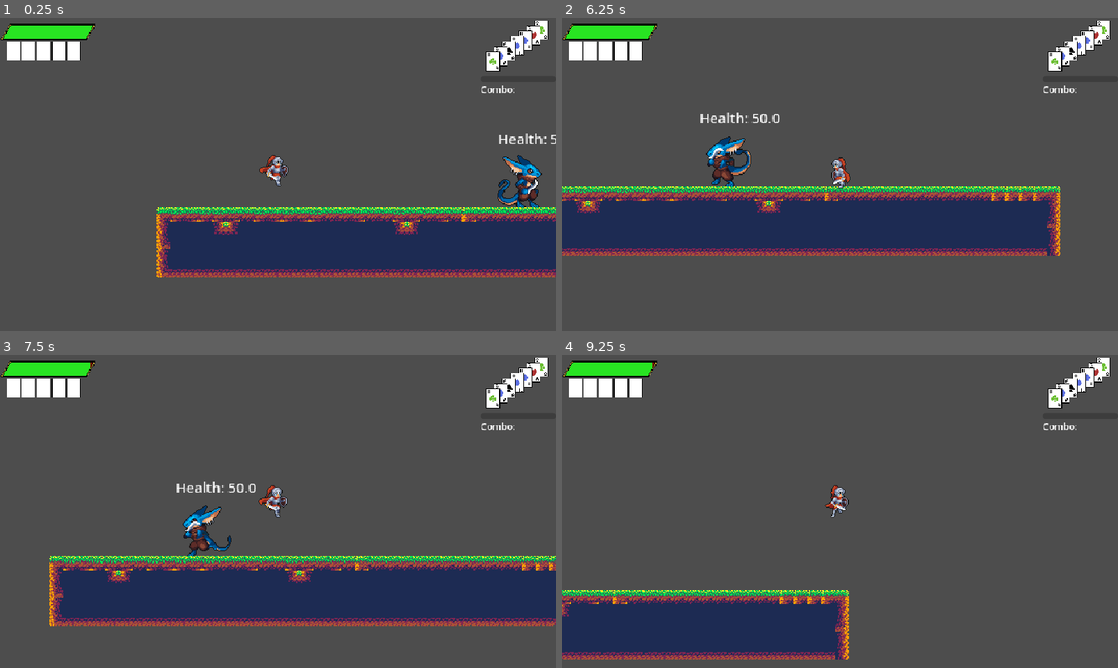
Above: before the commit, frames 1-4 (two rows, left to right).
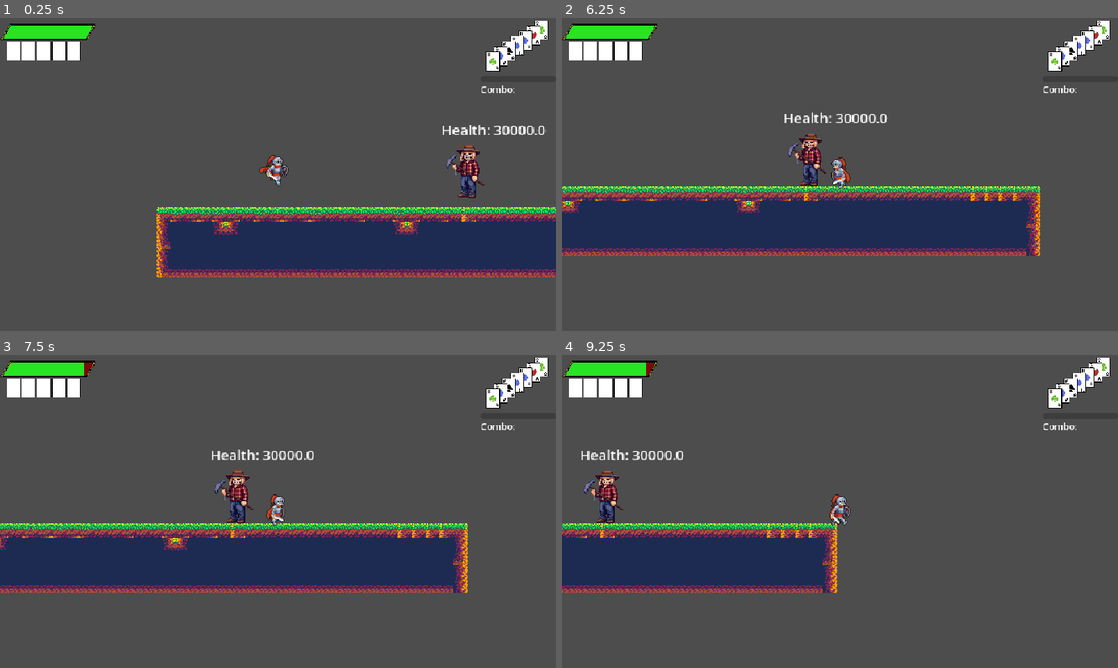
Above: after the commit, the same moments.

Repository: kli007/Bluff-All-In
Game: Godot game, scene res://main.tscn
The game is run twice, just before and just after one commit, with the same random seed, the same clock (stepped at 60 frames per second) and the same inputs.
Inputs:
- Up to frame 1 (0.25 s): no input
- Up to frame 2 (6.25 s): tap Enter (Showdown) at 0.5, 5.75 s; hold D (Move_Right) 0.53-2.03 s; tap , (Attack) at 0.6, 5.85 s; tap Space (Move_Jump) at 0.77, 1.52, 2, 3.02, 3.77, 4.52, 6.02 s; tap Shift (Burn) at 1.35 s; hold A (Move_Left) 2.03-2.78 s; tap Caps Lock (Dash) at 2.1 s; hold D (Move_Right) 2.78-4.28 s; tap Delete (Delete) at 2.85 s; tap S (Look_Down) at 3.6 s; hold A (Move_Left) 4.28-5.03 s; tap W (Look_Up) at 4.35 s; hold D (Move_Right) 5.03-5.78 s; hold . (Trick) 5.03-5.78 s; hold A (Move_Left) from 5.78 s (still down)
- Up to frame 3 (7.5 s): hold Shift (Burn) 6.53-7.28 s; tap Space (Move_Jump) at 6.77 s; release A (Move_Left) at 7.28 s; hold D (Move_Right) from 7.28 s (still down); tap Caps Lock (Dash) at 7.35 s
- Up to frame 4 (9.25 s): keep holding D (Move_Right); tap Space (Move_Jump) at 7.52, 9.02 s; tap Delete (Delete) at 8.1 s; tap S (Look_Down) at 8.85 s

The runs differ from the first frame. In frame 1, 1.8% of the frame differs, in the area x 79-100%, y 34-61%; in frame 2, 7.0%; in frame 3, 28%, in the area x 0-100%, y 2-87%; in frame 4, 23%.
Error after the commit: Invalid access to property or key 'friction' on a base object of type 'null instance'. (res://Player/player.gd:47)

Commit message:
added basic friction
added acceleration and friction values for player, still need to add them for all enemies

Diff:
--- a/Area/TestArea.tscn
+++ b/Area/TestArea.tscn
@@ -1,6 +1,7 @@
 [gd_scene format=4 uid="uid://bjaqw7tc8s4am"]
 
 [ext_resource type="Texture2D" uid="uid://bfqk177yxclh6" path="res://Assets/TileMap/Terrain/Grassland_Terrain_47Tiles.png" id="1_dbkhw"]
+[ext_resource type="Script" uid="uid://cfmmjoiuahyhj" path="res://Area/test_area.gd" id="1_nnuny"]
 [ext_resource type="PackedScene" uid="uid://c6sfcrlit8anc" path="res://Area/Killzone.tscn" id="2_xiuh1"]
 
 [sub_resource type="TileSetAtlasSource" id="TileSetAtlasSource_y61ny"]
@@ -88,11 +89,12 @@
 [node name="TestArea" type="Node2D" unique_id=512090307]
 physics_interpolation_mode = 1
 
-[node name="Layer0" type="TileMapLayer" parent="." unique_id=590009857]
+[node name="TestArea" type="TileMapLayer" parent="." unique_id=590009857]
 use_parent_material = true
 position = Vector2(-16, 48)
 tile_map_data = PackedByteArray("AAD2/wAAAAAAAAAAAAD2/wEAAAAAAAEAAAD2/wIAAAAAAAIAAAD3/wAAAAAFAAAAAAD3/wEAAAABAAEAAAD3/w …(3040 unchanged characters)…
 tile_set = SubResource("TileSet_ptm0p")
+script = ExtResource("1_nnuny")
 
 [node name="KillzoneSensor" parent="." unique_id=188571064 instance=ExtResource("2_xiuh1")]
 position = Vector2(-595, 138)
--- /dev/null
+++ b/Area/test_area.gd
@@ -0,0 +1,2 @@
+extends Node2D
+@export var friction: float = 50.0
--- a/Enemy/chargerEnemy.tscn
+++ b/Enemy/chargerEnemy.tscn
@@ -103,14 +103,18 @@
 charge_distance = 150.0
 
 [node name="Sprite" parent="VisualManager" parent_id_path=PackedInt32Array(1465317720) index="0" unique_id=97275318]
-position = Vector2(17, -11)
+position = Vector2(10.999999, -11.999999)
+scale = Vector2(0.8, 0.8)
 texture = ExtResource("3_rsn3l")
 hframes = 8
 vframes = 4
 
-[node name="DamageCollision" parent="VisualManager/HitBox" parent_id_path=PackedInt32Array(443541335) index="0" unique_id=4510622]
+[node name="HitBox" parent="VisualManager" parent_id_path=PackedInt32Array(1465317720) index="1" unique_id=443541335]
+visible = true
+
+[node name="DamageCollision" parent="VisualManager/HitBox" index="0" unique_id=4510622]
 position = Vector2(0, 0)
-scale = Vector2(1.4, 1)
+scale = Vector2(1.2, 0.8)
 
 [node name="FloorRay" type="RayCast2D" parent="VisualManager" parent_id_path=PackedInt32Array(1465317720) index="2" unique_id=2114168476]
 visible = false
@@ -123,8 +127,8 @@
 target_position = Vector2(100, 0)
 
 [node name="Collision" parent="." index="2" unique_id=775821313]
-position = Vector2(0, 3)
-scale = Vector2(1.5, 1)
+position = Vector2(0, 0)
+scale = Vector2(1.5, 0.8)
 
 [node name="AnimationPlayer" parent="." index="4" unique_id=423126123]
 libraries/ = SubResource("AnimationLibrary_hdg36")
--- a/Enemy/charger_enemy.gd
+++ b/Enemy/charger_enemy.gd
@@ -26,6 +26,7 @@
 func set_stats() -> void:
 	super.set_stats()
 	speed = 50
+	acceleration = 30
 	max_health = 50
 
 func movement(_delta: float) -> void:
@@ -49,7 +50,7 @@
 		walkTimer.start(randf_range(2.5, 5.5))
 
 	if floorRay.is_colliding() and not is_on_wall():
-		velocity.x = direction.x * speed
+		velocity.x = move_toward(velocity.x, direction.x * speed, acceleration)
 	else:
 		switchIdle(State.LOOK)
 
--- a/Entity.tscn
+++ b/Entity.tscn
@@ -109,6 +109,8 @@
 [node name="StatusTimer" type="Timer" parent="." unique_id=775011476]
 one_shot = true
 
+[node name="GroundRay" type="RayCast2D" parent="." unique_id=305696123]
+
 [connection signal="body_entered" from="VisualManager/HitBox" to="." method="_on_hit_box_body_entered"]
 [connection signal="animation_finished" from="EffectsPlayer" to="." method="_on_effects_player_animation_finished"]
 [connection signal="timeout" from="StatusTimer" to="." method="on_status_timer_timeout"]
--- a/Global.gd
+++ b/Global.gd
@@ -3,6 +3,7 @@
 var mainNode: Node
 var pendNodes: Array = []
 var playedNodes: Array = []
+var air_friction: float = 10.0
 
 const SAVE_PATH := "res://Save/savegame.tres"
 
--- a/Player/player.gd
+++ b/Player/player.gd
@@ -33,13 +33,20 @@
 
 func set_stats() -> void:
 	speed = 200.0
+	acceleration = 20
 	jump_velocity = -450.0
 	max_health = 100
 	max_hit_threshold = 5
 	invincibility_time = .5
 
 func _physics_process(delta: float) -> void:
+	var friction: float
 	movement(delta)
+
+	if is_on_floor():
+		friction = groundRay.get_collider().friction
+	else:
+		friction = Global.air_friction
 
 	if isStatus == STATUS.KNOCKBACK:
 		velocity.x = statusVelocity.x
@@ -47,9 +54,9 @@
 		velocity.x = (lastDirection.x/abs(lastDirection.x)) * DashSpeed
 	else:
 		if direction:
-			velocity.x = direction.x * speed
+			velocity.x = move_toward(velocity.x, direction.x * speed, acceleration)
 		else:
-			velocity.x = move_toward(velocity.x, 0, speed)
+			velocity.x = move_toward(velocity.x, 0, friction)
 
 	if (isActioning != State.SHOWDOWN
 	 and isActioning != State.GRAPPLE):
--- a/entity.gd
+++ b/entity.gd
@@ -6,9 +6,11 @@
 @onready var healthNode: Node = $HealthManager
 @onready var statusTimer: Timer = $StatusTimer
 @onready var visNode: Node2D = $VisualManager
+@onready var groundRay: RayCast2D = $GroundRay
 @onready var spawnLocation: Vector2 = global_position
 
 @export var speed: float
+@export var acceleration: float
 @export var jump_velocity: float
 @export var mass: float
 @export var max_health: float
--- a/main.tscn
+++ b/main.tscn
@@ -3,8 +3,8 @@
 [ext_resource type="PackedScene" uid="uid://bjaqw7tc8s4am" path="res://Area/TestArea.tscn" id="1_ig7tw"]
 [ext_resource type="Script" uid="uid://2eckjdluntd6" path="res://main.gd" id="1_lquwl"]
 [ext_resource type="PackedScene" uid="uid://daaqo57ngxba6" path="res://Player/Player.tscn" id="2_0xm2m"]
-[ext_resource type="PackedScene" uid="uid://ddcrwp75cqmlj" path="res://Enemy/chargerEnemy.tscn" id="2_ycdy4"]
 [ext_resource type="PackedScene" uid="uid://bc4g2w3j8inqx" path="res://Cards/PlayedCards.tscn" id="3_1bvp3"]
+[ext_resource type="PackedScene" uid="uid://dqswf1f3rgufw" path="res://Enemy/enemyTemplate.tscn" id="3_dg77c"]
 [ext_resource type="PackedScene" uid="uid://ce7wj45lpekfs" path="res://Cards/PendCards.tscn" id="3_h2yge"]
 [ext_resource type="Script" uid="uid://cssp134kyvgv4" path="res://Health/player_health.gd" id="6_4c57u"]
 [ext_resource type="Script" uid="uid://vqjxie4pbklg" path="res://Projectiles/Player/player_projectiles.gd" id="6_272bh"]
@@ -16,11 +16,11 @@
 [node name="Main" type="Node" unique_id=1517588686]
 script = ExtResource("1_lquwl")
 
-[node name="ChargerEnemy" parent="." unique_id=688067766 instance=ExtResource("2_ycdy4")]
-position = Vector2(438, 9)
-
 [node name="TestArea" parent="." unique_id=512090307 instance=ExtResource("1_ig7tw")]
 position = Vector2(191, 7)
+
+[node name="EnemyTemplate" parent="." unique_id=569175648 instance=ExtResource("3_dg77c")]
+position = Vector2(373, -15)
 
 [node name="Player" parent="." unique_id=1593983104 instance=ExtResource("2_0xm2m")]
 position = Vector2(154, -12)
Not shown, added: Area/test_area.gd.uid
